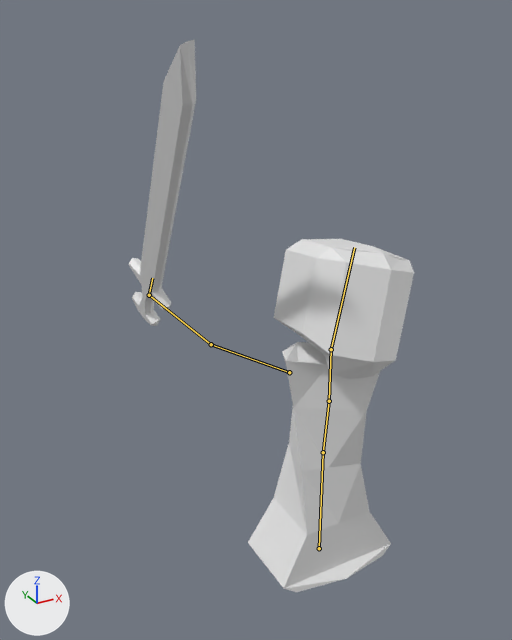
The Blender file 3DModels/SideChar/Char_2/sChar_2_bones.blend, before and after one commit.
Rendered twice from a 50 mm lens placed at (-9.29, -13.15, 14.16), pointed at (-1.15, 1.65, 6.76). Every picture has the same lights, and +X, +Y and +Z are marked at lower left. Both versions are drawn at frame 9 of the action 'attack_2'; the numbers are the values there. The bones that bend it are drawn over the model as lines.
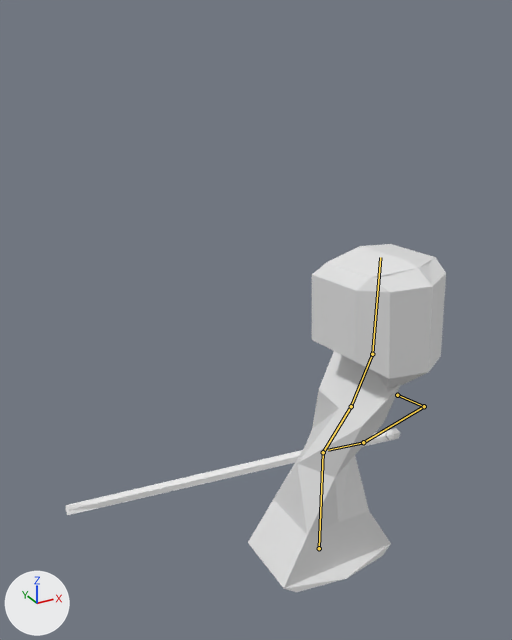
Changed parts and their boxes (x1, y1, x2, y2) in the pictures (512 x 640 px):
'Cube.001', posed (33% wider, 37% shorter)
    before: (129, 40, 414, 592)
    after: (66, 244, 446, 592)
bone 'stomach', root to tip
    before: (323, 452) to (329, 401)
    after: (323, 452) to (351, 406)
bone 'chest', root to tip
    before: (329, 401) to (331, 349)
    after: (351, 406) to (372, 354)
bone 'head', root to tip
    before: (331, 349) to (354, 247)
    after: (372, 354) to (380, 257)
bone 'upperarm', root to tip
    before: (289, 372) to (211, 344)
    after: (397, 395) to (424, 406)
bone 'forearm', root to tip
    before: (211, 344) to (149, 295)
    after: (424, 406) to (363, 442)
bone 'hand', root to tip
    before: (149, 295) to (152, 278)
    after: (363, 442) to (328, 450)

Patch to the scene script:
```diff
--- a/3DModels/SideChar/Char_2/sChar_2_bones.blend.py
+++ b/3DModels/SideChar/Char_2/sChar_2_bones.blend.py
@@ bone_stomach @@
 bone_stomach = bpy.data.objects['Armature'].pose.bones['stomach']  # child of 'feet'
-bone_stomach.rotation_quaternion = (0.967, -0.017, -0.237, -0.009)  # degrees (-2, -28, -1)
+bone_stomach.rotation_quaternion = (0.838, -0.156, 0.52, 0.046)  # degrees (-28, 62, -11)
@@ bone_chest @@
 bone_chest = bpy.data.objects['Armature'].pose.bones['chest']  # child of 'stomach'
-bone_chest.rotation_quaternion = (0.991, 0.054, -0.057, -0.028)  # degrees (6, -6, -4)
+bone_chest.rotation_quaternion = (0.942, -0.05, 0.298, 0.147)  # degrees (0, 35, 18)
@@ bone_head @@
 bone_head = bpy.data.objects['Armature'].pose.bones['head']  # child of 'chest'
-bone_head.rotation_quaternion = (0.946, -0.046, 0.256, -0.11)  # degrees (-10, 29, -16)
+bone_head.rotation_quaternion = (0.68, -0.128, -0.719, 0.067)  # degrees (76, -106, -81)
@@ bone_upperarm @@
 bone_upperarm = bpy.data.objects['Armature'].pose.bones['upperarm']  # child of 'chest'
-bone_upperarm.rotation_quaternion = (0.863, -0.14, 0.17, -0.422)  # degrees (-24, 10, -54)
+bone_upperarm.rotation_quaternion = (0.582, -0.325, 0.112, 0.737)  # degrees (-16, 38, 98)
@@ bone_forearm @@
 bone_forearm = bpy.data.objects['Armature'].pose.bones['forearm']  # child of 'upperarm'
-bone_forearm.rotation_quaternion = (0.335, 0.419, -0.573, -0.618)  # degrees (91, 8, -115)
+bone_forearm.rotation_quaternion = (0.121, 0.9, -0.05, 0.415)  # degrees (164, -49, 1)
@@ bone_hand @@
 bone_hand = bpy.data.objects['Armature'].pose.bones['hand']  # child of 'forearm'
-bone_hand.rotation_quaternion = (0.786, -0.004, -0.472, 0.398)  # degrees (-35, -48, 69)
+bone_hand.rotation_quaternion = (0.385, 0.902, 0.035, 0.19)  # degrees (132, -18, 13)
```
